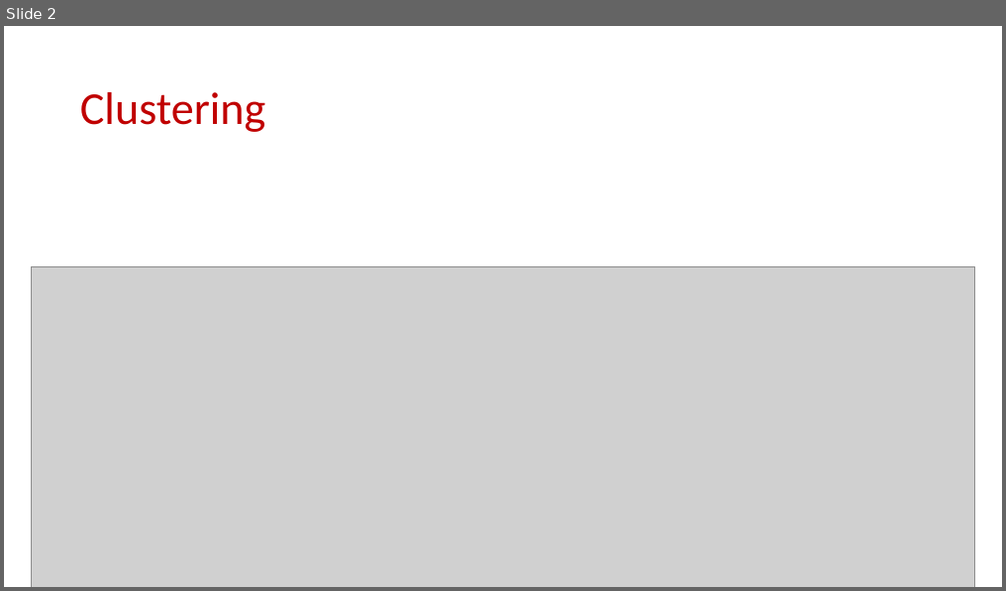
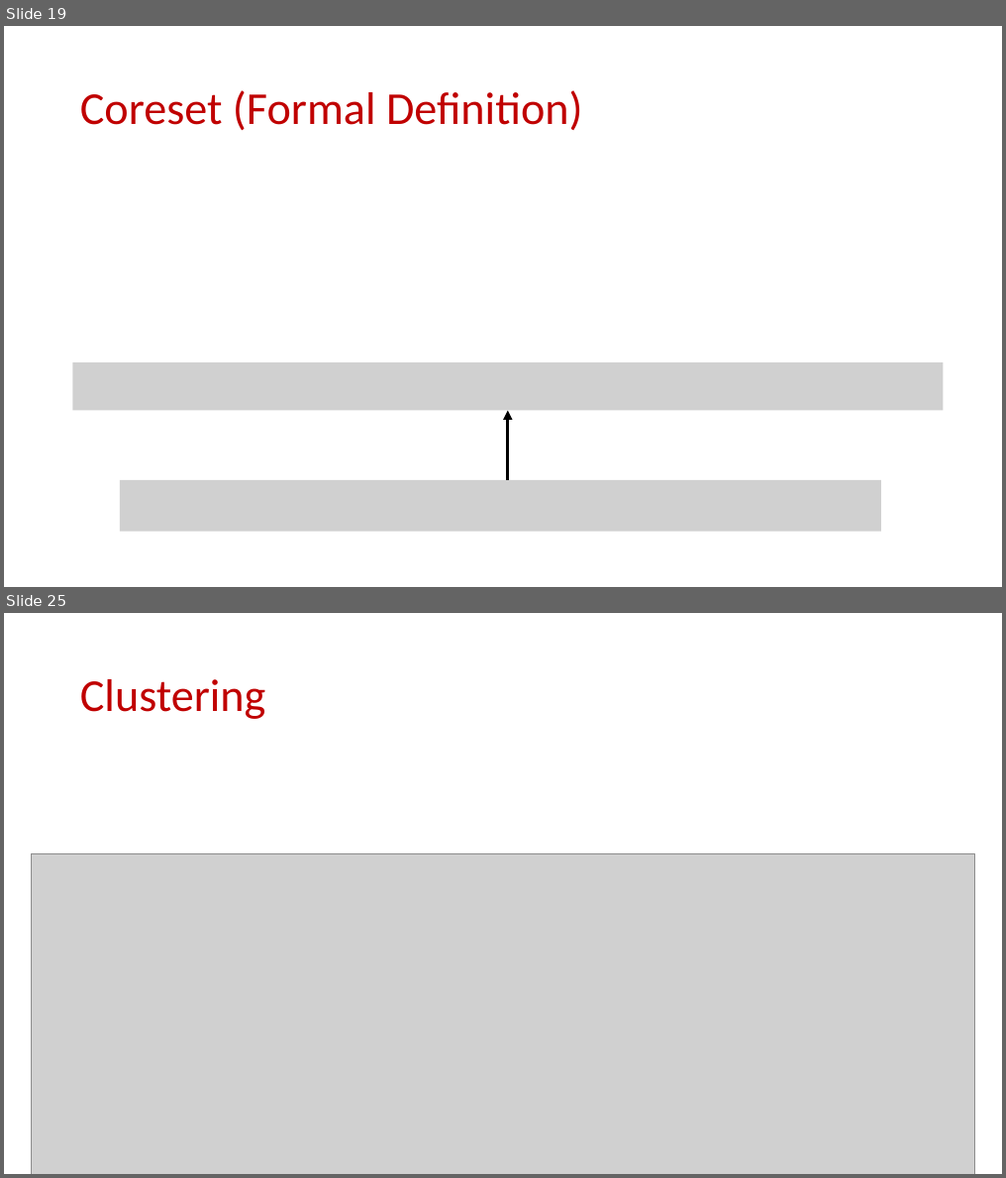
Before and after one commit to samsonzhou/samsonzhou.github.io, a slide deck: CSCE689-23/L21.pptx. Shown one above the other, each under a label of ours: slide 2 before the commit, slides 19 and 25 after it; the slides between them are not shown. The pictures are 1006x591 and 1006x1178 pixels, drawn with LibreOffice and Linux fonts; fonts in the diff are those of the drawing; grey boxes stand for pictures. Boxes give left, top, right and bottom in pixels: in the first picture for what was removed or moved away, otherwise in the second. Text is boxed around its words. In the diff, an @@ line names an element or a change of style, - is before the commit and + after.

```diff
--- a/CSCE689-23/L21.pptx
+++ b/CSCE689-23/L21.pptx
@@ slide 19 added at <box>4,26,1002,587</box>, background #FFFFFF @@
@@ title added at <box>80,90,583,131</box>, 44 pt, text #C00000 @@
+Coreset (Formal Definition)
@@ picture added at <box>73,363,944,411</box> @@
@@ arrow added from (508, 480) to (508, 411), #000000 3 pt @@
@@ picture added at <box>120,480,881,531</box> @@
@@ what was slide 2 is now slide 25 @@
```
Also in this commit, not shown: 22 other slides added.
